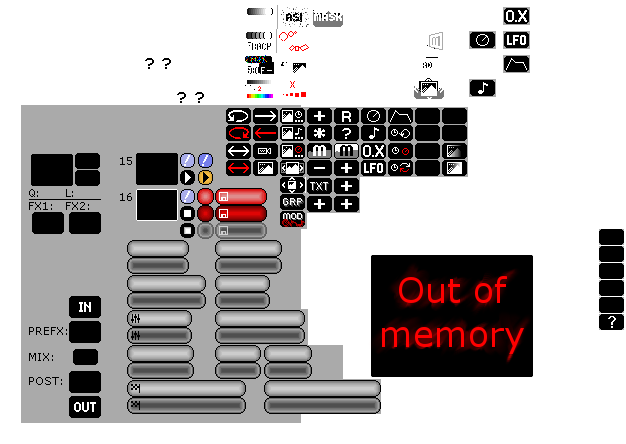
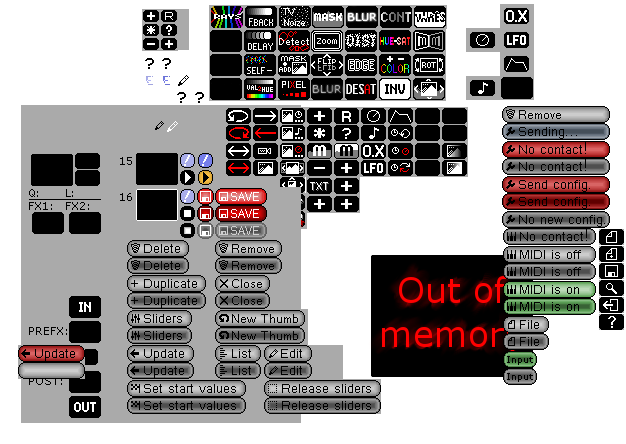
Layer changes from the first 626px x 444px image to the second:
showed "ButtonsTextEtc" over (18, 75, 622, 410)
showed "Buttons" over (18, 106, 610, 410)
showed "EffectIcons", painted on it over (142, 4, 534, 101)
